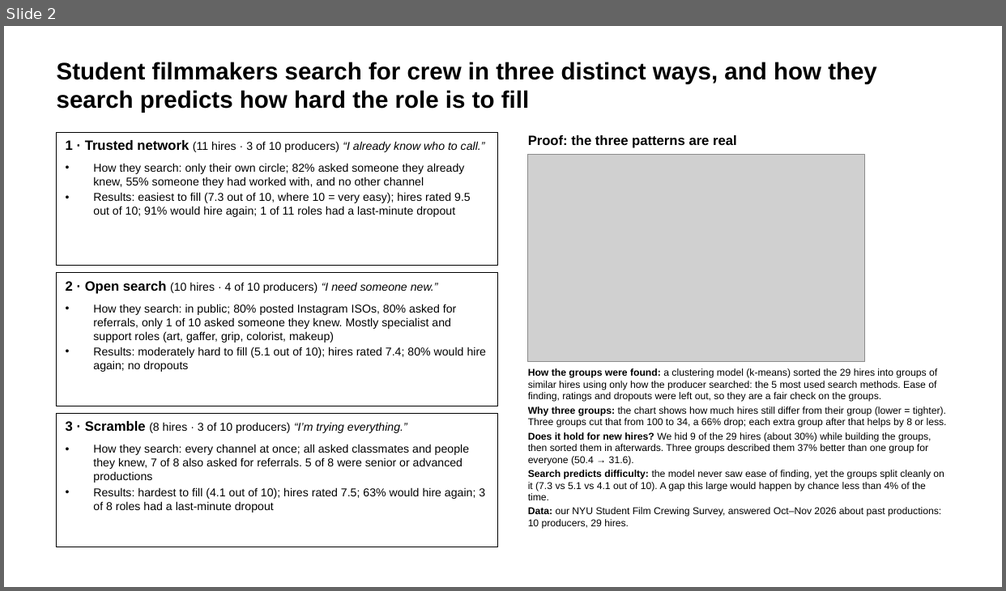
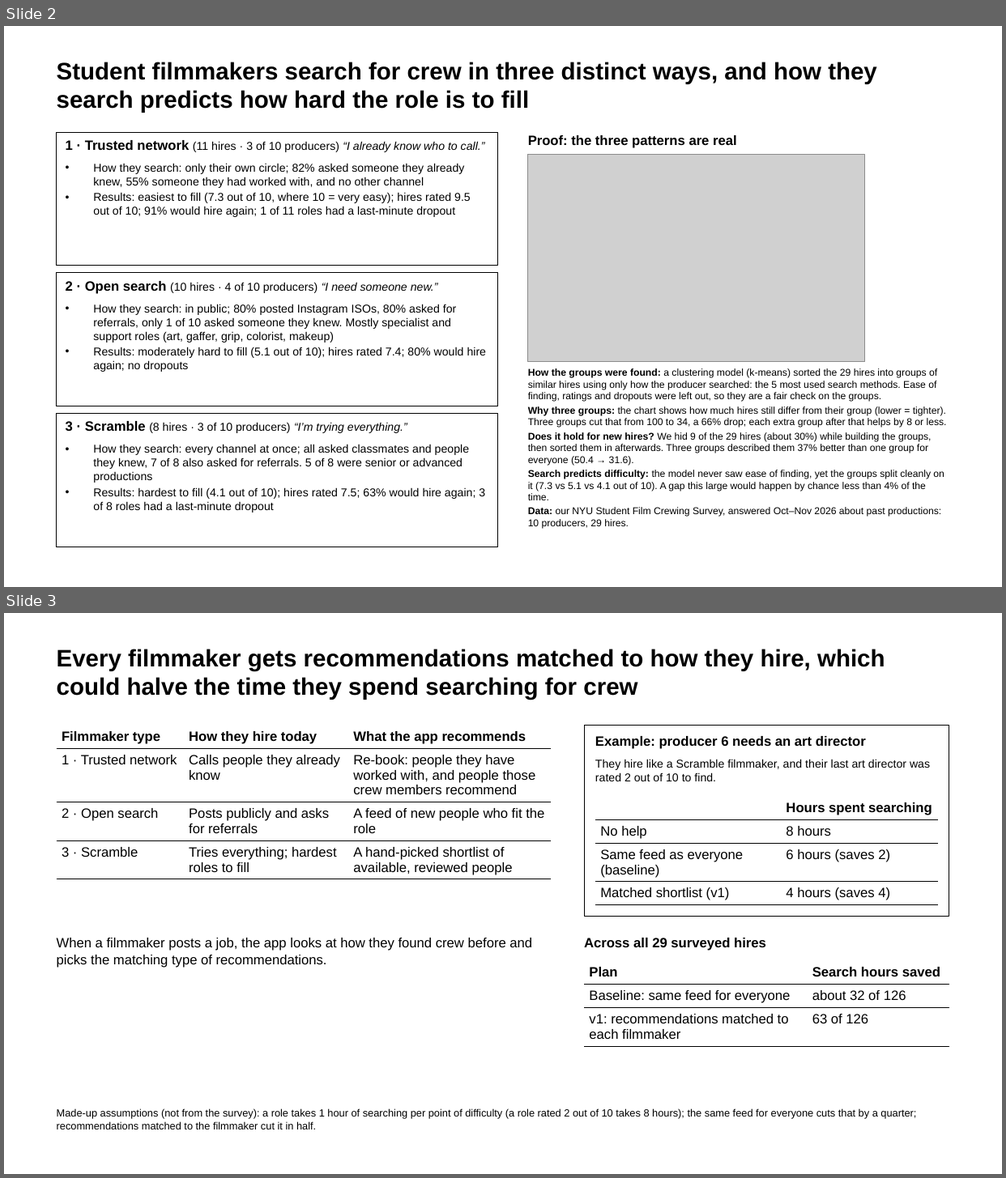
Before and after one commit to karenqhhan/group7_project, a slide deck: model/slides/group7_model_slides.pptx. Shown one above the other, each under a label of ours: slide 2 before the commit, slides 2 and 3 after it. The pictures are 1006x591 and 1006x1178 pixels, drawn with LibreOffice and Linux fonts; fonts in the diff are those of the drawing; grey boxes stand for pictures. Boxes give left, top, right and bottom in pixels: in the first picture for what was removed or moved away, otherwise in the second. Text is boxed around its words. In the diff, an @@ line names an element or a change of style, - is before the commit and + after.

```diff
--- a/model/slides/group7_model_slides.pptx
+++ b/model/slides/group7_model_slides.pptx
@@ slide 3 added at [4,613,1002,1174], background #FFFFFF @@
@@ text added at [57,649,885,700], 23 pt, text #000000, bold @@
+Every filmmaker gets recommendations matched to how they hire, which could halve the time they spend searching for crew
@@ table added at [57,726,551,879], 4 rows, 3 columns @@
+Filmmaker type | How they hire today | What the app recommends
+1 · Trusted network | Calls people they already know | Re-book: people they have worked with, and people those crew members recommend
+2 · Open search | Posts publicly and asks for referrals | A feed of new people who fit the role
+3 · Scramble | Tries everything; hardest roles to fill | A hand-picked shortlist of available, reviewed people
@@ rectangle added at [584,726,949,916], fill #FFFFFF, outline #000000 0.75 pt @@
@@ text added at [595,736,866,749], 13 pt, text #000000, bold @@
+Example: producer 6 needs an art director
@@ text added at [595,759,930,781], 11 pt, text #000000 @@
+They hire like a Scramble filmmaker, and their last art director was rated 2 out of 10 to find.
@@ table added at [595,796,938,904], 4 rows, 2 columns @@
+ | Hours spent searching
+No help | 8 hours
+Same feed as everyone (baseline) | 6 hours (saves 2)
+Matched shortlist (v1) | 4 hours (saves 4)
@@ text added at [57,938,532,968], 13 pt, text #000000 @@
+When a filmmaker posts a job, the app looks at how they found crew before and picks the matching type of recommendations.
@@ text added at [584,938,766,951], 13 pt, text #000000, bold @@
+Across all 29 surveyed hires
@@ table added at [584,961,949,1042], 3 rows, 2 columns @@
+Plan | Search hours saved
+Baseline: same feed for everyone | about 32 of 126
+v1: recommendations matched to each filmmaker | 63 of 126
@@ text added at [57,1109,916,1130], 10 pt, text #000000 @@
+Made-up assumptions (not from the survey): a role takes 1 hour of searching per point of difficulty (a role rated 2 out of 10 takes 8 hours); the same feed for everyone cuts that by a quarter; recommendations matched to the filmmaker cut it in half.
```
Also in this commit, not shown: 1 slide removed, 12 other files.
